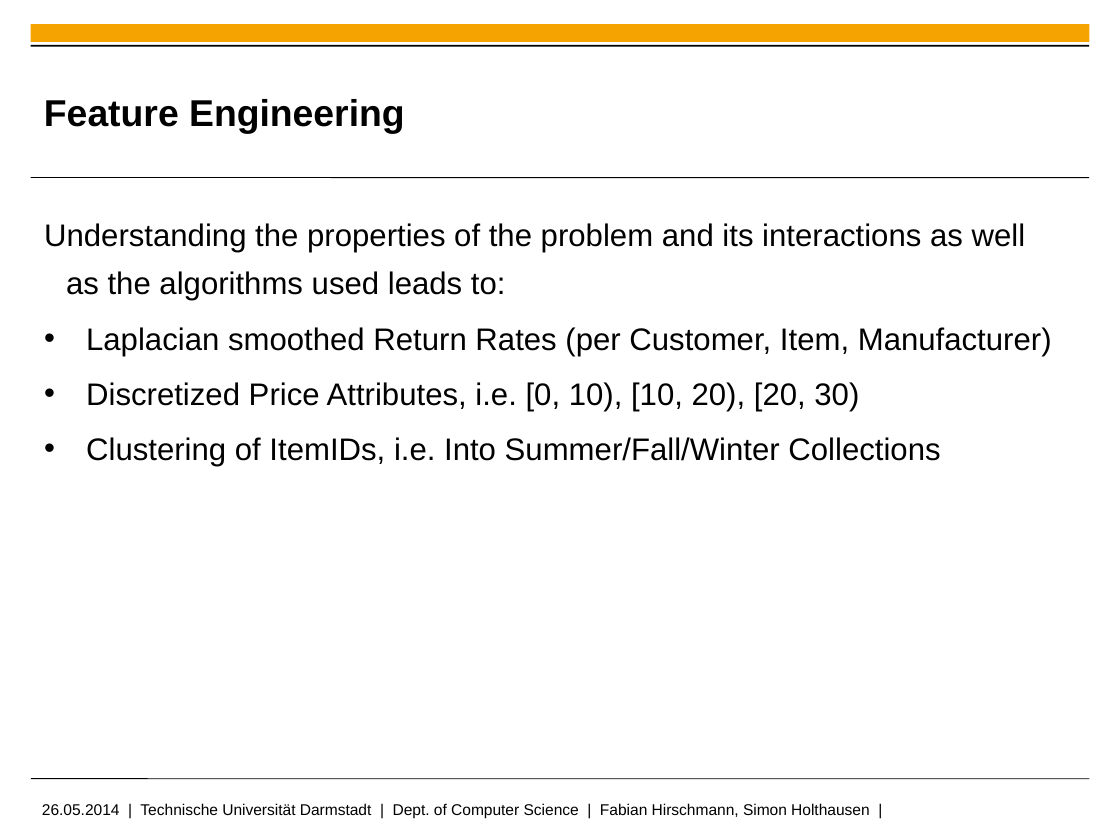
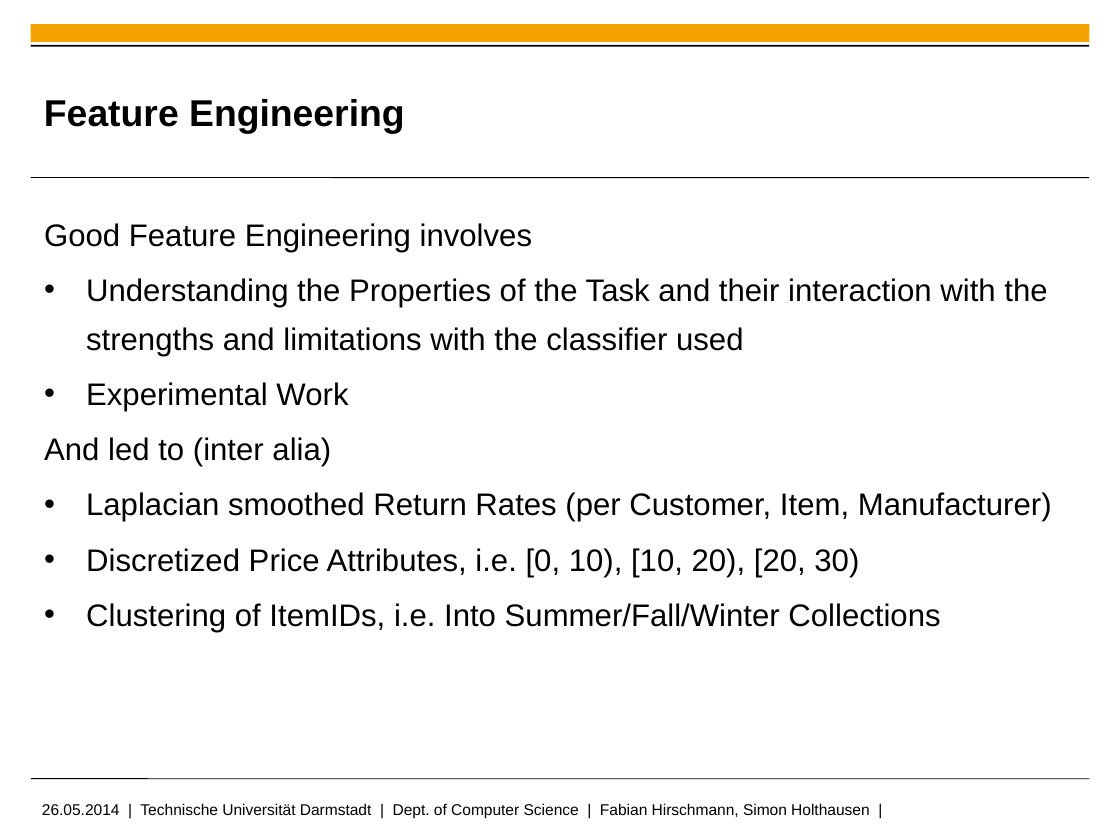
Before and after one commit to fhirschmann/ml_dmc2014, a slide deck: slide 3 of doc/pres-prudsys.pptx. Drawn at 1120x840 pixels with LibreOffice and Linux fonts; fonts in the diff are those of the drawing; background and template pictures are left out. Boxes give left, top, right and bottom in pixels: in the first picture for what was removed or moved away, otherwise in the second. Text is boxed around its words. In the diff, an @@ line names an element or a change of style, - is before the commit and + after.

Commit message:
update presentation

```diff
--- a/doc/pres-prudsys.pptx
+++ b/doc/pres-prudsys.pptx
@@ text at box(44, 223, 1047, 466): text changed @@
-Understanding the properties of the problem and its interactions as well as the algorithms used leads to:
+Good Feature Engineering involves
+• Understanding the Properties of the Task and their interaction with the strengths and limitations with the classifier used
+• Experimental Work
+And led to (inter alia)
```
Also in this commit, not shown: 1 other slide changed.
